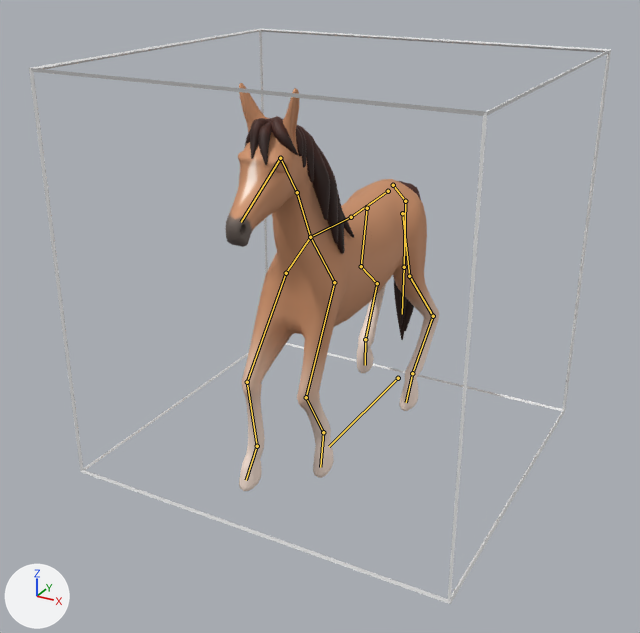
Before and after pictures for a commit that changed the Blender file blender/player2_tex.blend.
Both versions are drawn from a camera (50 mm lens) standing at (1.92, -3.69, 1.55) and looking at (-0.04, -0.12, -0.23). Arrows for +X, +Y and +Z are at lower left; the lights stay in place. Both versions are drawn at frame 42 of the action 'walk'; the numbers are the values there. The bones that bend it are drawn over the model as lines.

Names of what the first picture shows: 'A_Horse', 'Z_Cube'.
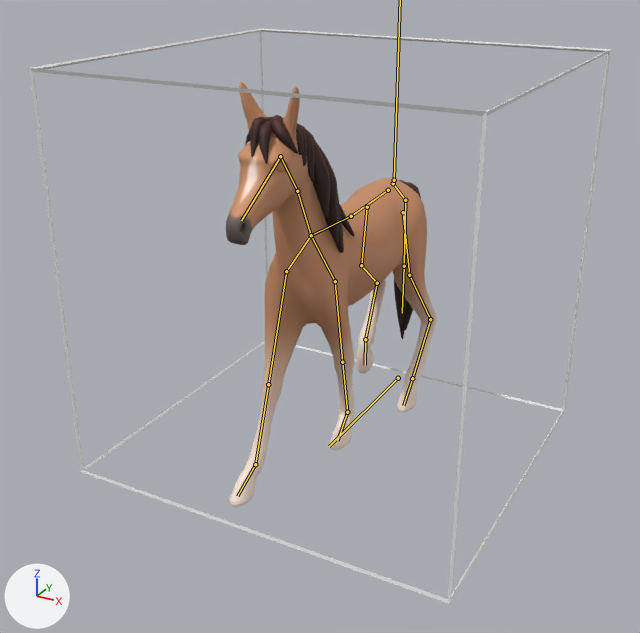
Commit message: sort of fix the walk thing

Location of each change, [x1, y1, x2, y2] in pixels of the pictures (640 x 633 px):
'A_Horse', posed: before [226, 83, 439, 491]; after [226, 81, 436, 507]

What the commit changed:
Bone 'f_hoof_IK_L' (bone_f_hoof_ik_l) moves from (-0.408, 0.528, -0.304) to (-0.246, 0.3, -0.093).
Bone 'f_hoof_IK_L' (bone_f_hoof_ik_l) turns from (23, 7, -19) to (-2, 0, 2) degrees about its own x, y and z.
Bone 'f_hoof_IK_R' (bone_f_hoof_ik_r) moves from (0.477, 0.758, -0.477) to (0.469, 0.849, -0.425).
Bone 'f_hoof_IK_R' (bone_f_hoof_ik_r) turns from (20, -6, 16) to (0, 0, 0) degrees about its own x, y and z.
Bone 'b_hoof_IK_L' (bone_b_hoof_ik_l) moves from (-0.512, 0.628, -0.13) to (-0.489, 0.648, -0.123).
Bone 'b_hoof_IK_L' (bone_b_hoof_ik_l) turns from (5, 2, -20) to (1, 0, -5) degrees about its own x, y and z.
